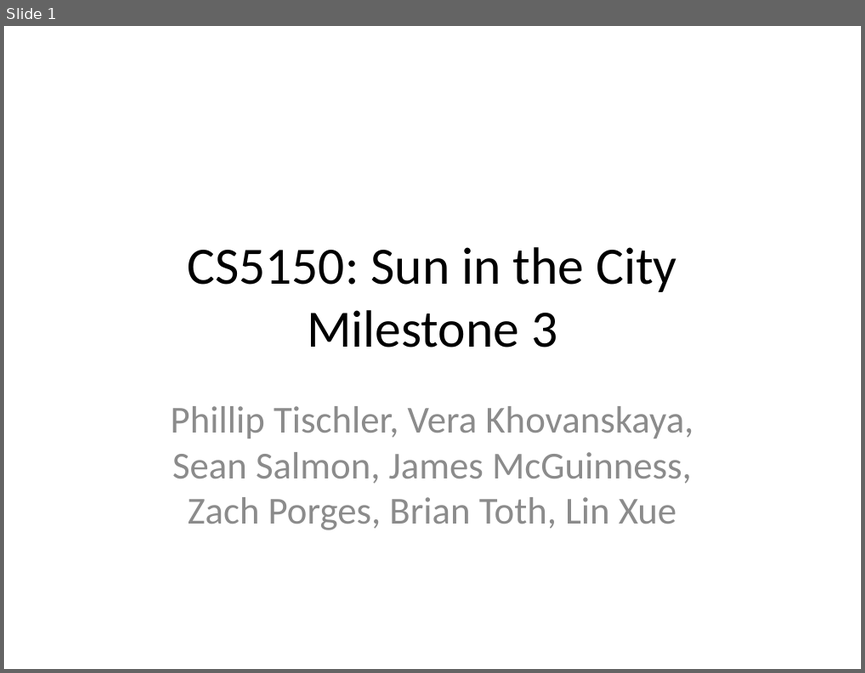
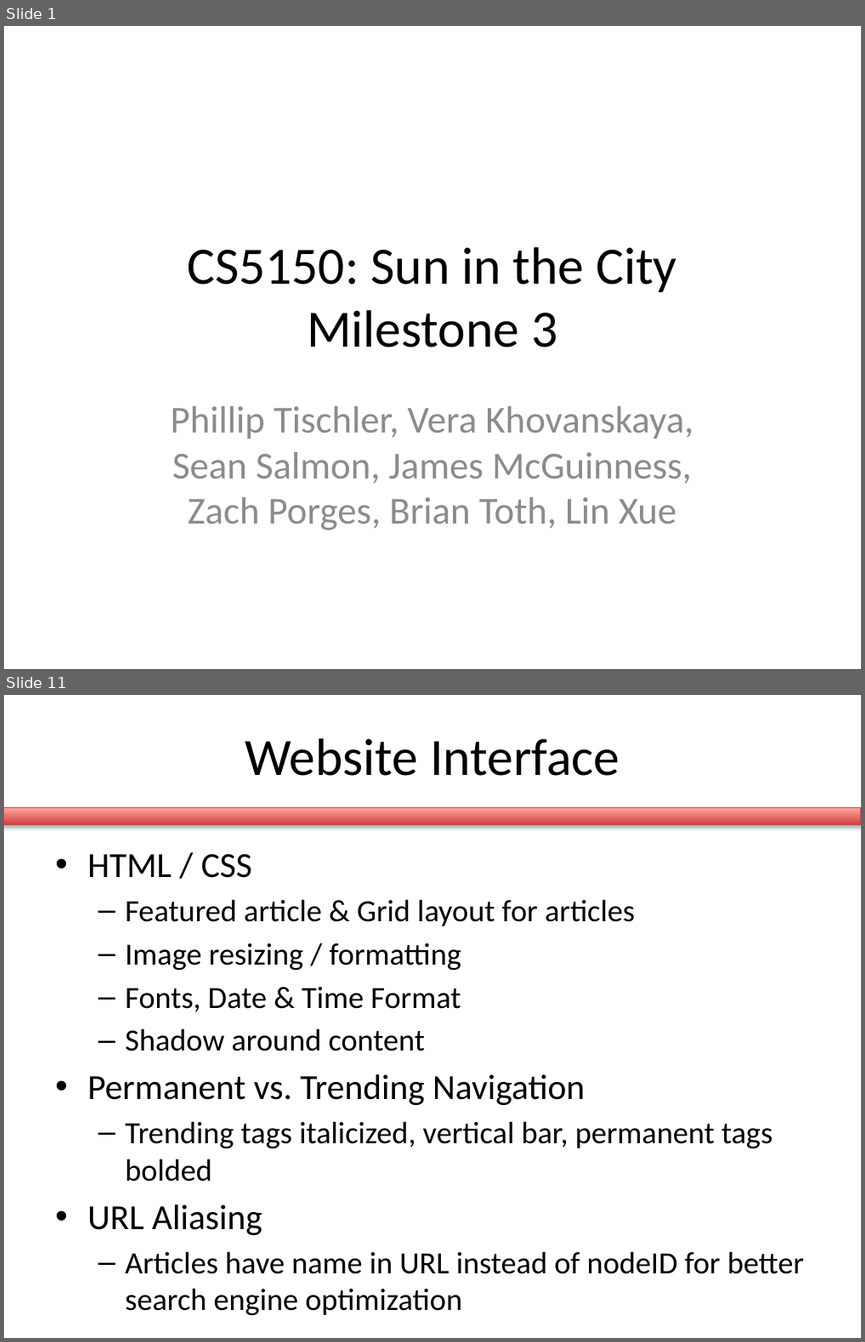
Before and after one commit to briantoth/Sun-in-the-City, a slide deck: se_process/milestone3/milestone3.pptx. Shown one above the other, each under a label of ours: slide 1 before the commit, slides 1 and 11 after it; the slides between them are not shown. The pictures are 865x673 and 865x1342 pixels, drawn with LibreOffice and Linux fonts; fonts in the diff are those of the drawing. Boxes give left, top, right and bottom in pixels: in the first picture for what was removed or moved away, otherwise in the second. Text is boxed around its words. In the diff, an @@ line names an element or a change of style, - is before the commit and + after.

```diff
--- a/se_process/milestone3/milestone3.pptx
+++ b/se_process/milestone3/milestone3.pptx
@@ slide 11 added at (x1=4, y1=695, x2=861, y2=1338), background #FFFFFF @@
@@ title added at (x1=245, y1=738, x2=619, y2=776), 44 pt, text #000000 @@
+Website Interface
@@ rectangle added at (x1=4, y1=807, x2=861, y2=824), fill gradient #D1403C to #FFA6A5, outline #BF4C48 0.75 pt @@
@@ text added at (x1=87, y1=854, x2=804, y2=1315), 25.9 pt, text #000000 @@
+• HTML / CSS
+  – Featured article & Grid layout for articles
+  – Image resizing / formatting
+  – Fonts, Date & Time Format
+  – Shadow around content
+• Permanent vs. Trending Navigation
+  – Trending tags italicized, vertical bar, permanent tags bolded
+• URL Aliasing
+  – Articles have name in URL instead of nodeID for better search engine optimization
```
Also in this commit, not shown: 9 slides changed, 25 other slides added, 2 slides removed, 2 other files.
